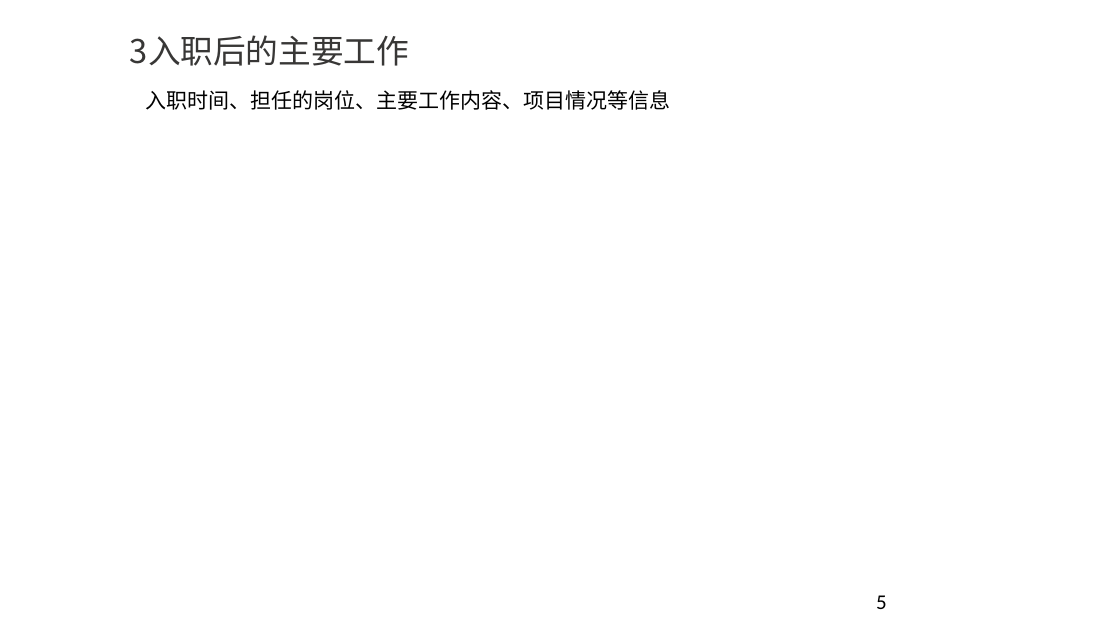
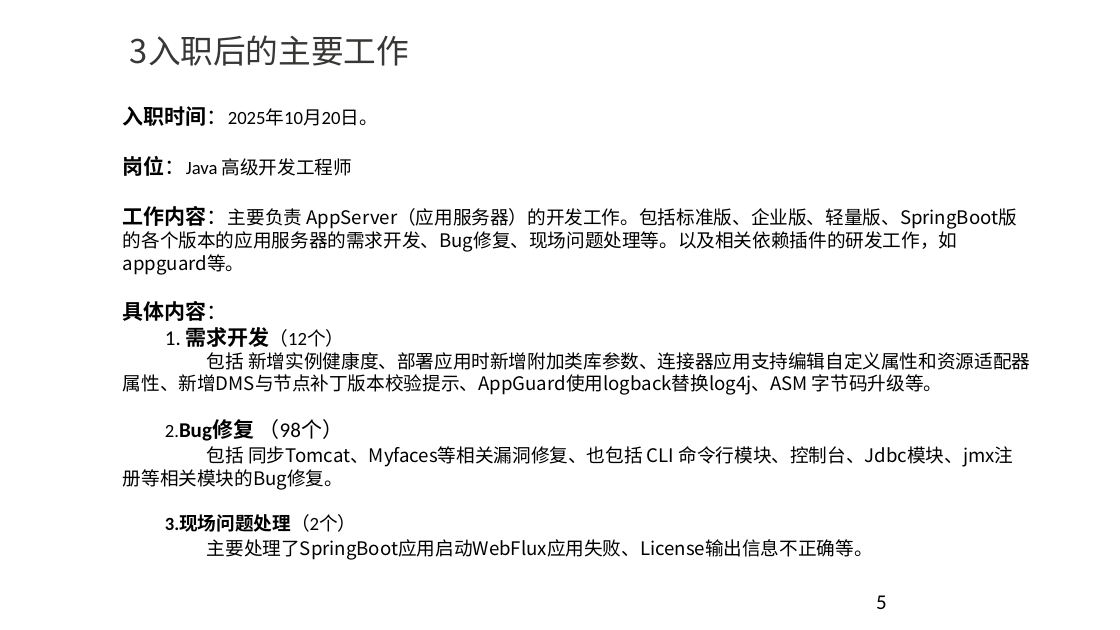
Before and after one commit to YouYouYouYouChe/Documents, a slide deck: slide 5 of 任职资格评审ppt-李世龙.pptx. Drawn at 1120x630 pixels with LibreOffice and Linux fonts; fonts in the diff are those of the drawing; background and template pictures are left out. Boxes give left, top, right and bottom in pixels: in the first picture for what was removed or moved away, otherwise in the second. Text is boxed around its words. In the diff, an @@ line names an element or a change of style, - is before the commit and + after.

```diff
--- a/任职资格评审ppt-李世龙.pptx
+++ b/任职资格评审ppt-李世龙.pptx
@@ text at (x1=123, y1=106, x2=1030, y2=560): text changed; size 18 to 16 pt; font Calibri to Noto Sans CJK SC @@
-入职时间、担任的岗位、主要工作内容、项目情况等信息
+入职时间：2025年10月20日。
+岗位：Java 高级开发工程师
+工作内容：主要负责 AppServer（应用服务器）的开发工作。包括标准版、企业版、轻量版、SpringBoot版的各个版本的应用服务器的需求开发、Bug修复、现场问题处理等。以及相关依赖插件的研发工作，如 appguard等。
+具体内容：
+1. 需求开发（12个）
+包括 新增实例健康度、部署应用时新增附加类库参数、连接器应用支持编辑自定义属性和资源适配器属性、新增DMS与节点补丁版本校验提示、AppGuard使用logback替换log4j、ASM 字节码升级等。
+2.Bug修复 （98个）
+包括 同步Tomcat、Myfaces等相关漏洞修复、也包括 CLI 命令行模块、控制台、Jdbc模块、jmx注册等相关模块的Bug修复。
+3.现场问题处理（2个）
+主要处理了SpringBoot应用启动WebFlux应用失败、License输出信息不正确等。
```
Also in this commit, not shown: 6 other slides changed, 8 slides added, 4 other files.
